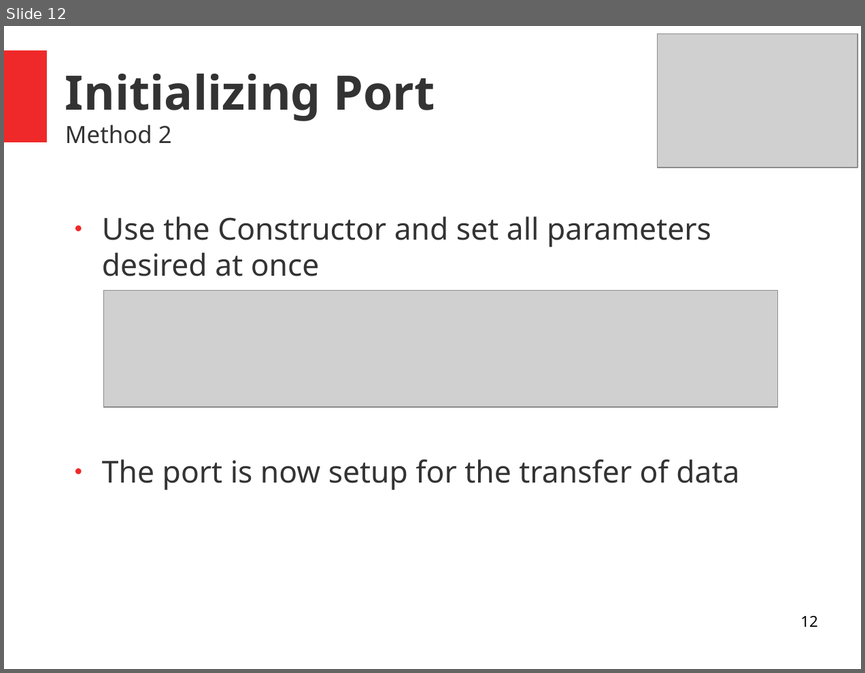
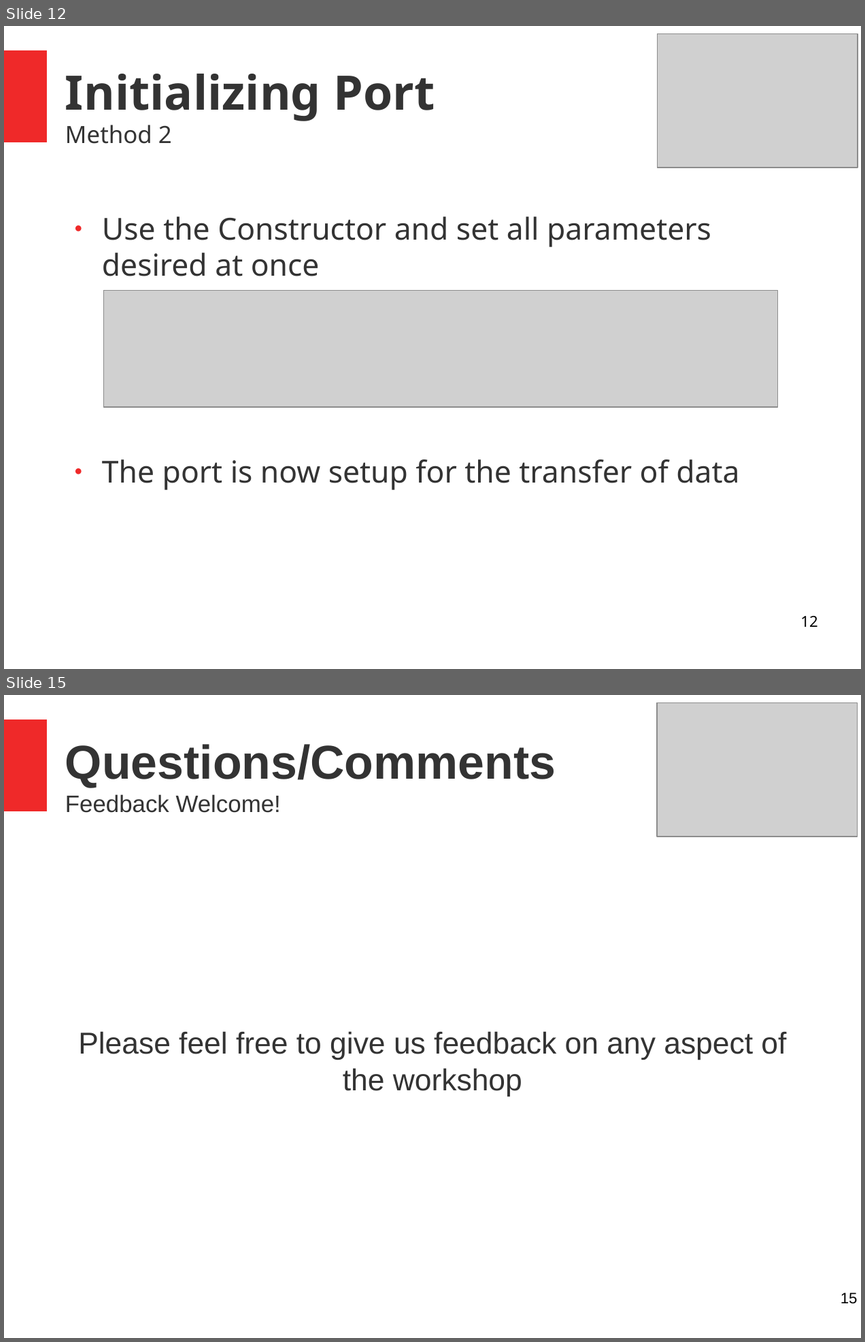
Before and after one commit to electrodynamics-engineering-laboratory/Python-Workshop, a slide deck: Slideshow/PythonWorkshopSlideshow.odp. Shown one above the other, each under a label of ours: slide 12 before the commit, slides 12 and 15 after it; the slides between them are not shown. The pictures are 865x673 and 865x1342 pixels, drawn with LibreOffice and Linux fonts; fonts in the diff are those of the drawing; grey boxes stand for pictures. Boxes give left, top, right and bottom in pixels: in the first picture for what was removed or moved away, otherwise in the second. Text is boxed around its words. In the diff, an @@ line names an element or a change of style, - is before the commit and + after.

```diff
--- a/Slideshow/PythonWorkshopSlideshow.odp
+++ b/Slideshow/PythonWorkshopSlideshow.odp
@@ slide 15 added at (4, 695, 861, 1338), background #FFFFFF; not listed: 1 template element that a slide beside it also shows @@
@@ picture added at (657, 702, 857, 836) @@
@@ text added at (65, 744, 555, 813), 44 pt, text #333333, bold @@
+Questions/Comments
+Feedback Welcome!
@@ text added at (78, 1031, 786, 1096), 28 pt, text #333333 @@
+Please feel free to give us feedback on any aspect of the workshop
@@ page number added at (840, 1292, 857, 1304), 14 pt, text #000000 @@
+15
```
Also in this commit, not shown: 4 slides changed, 1 other slide added, 3 slides removed.
